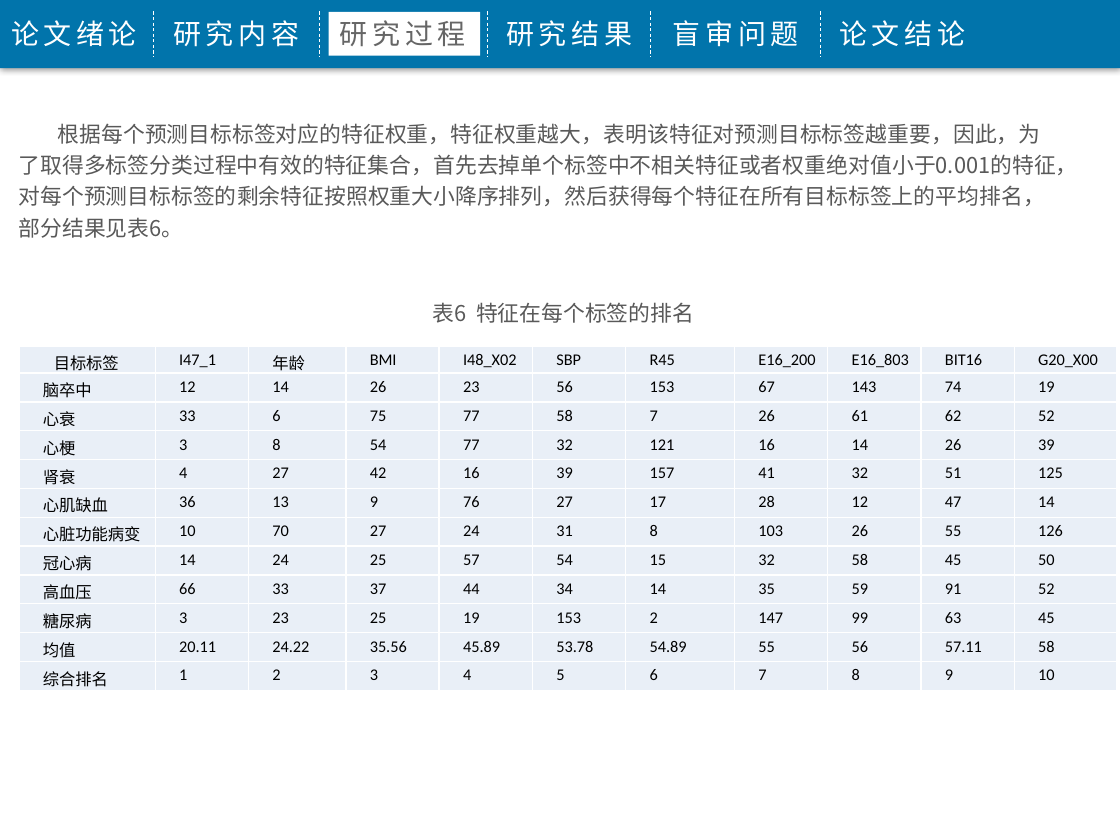
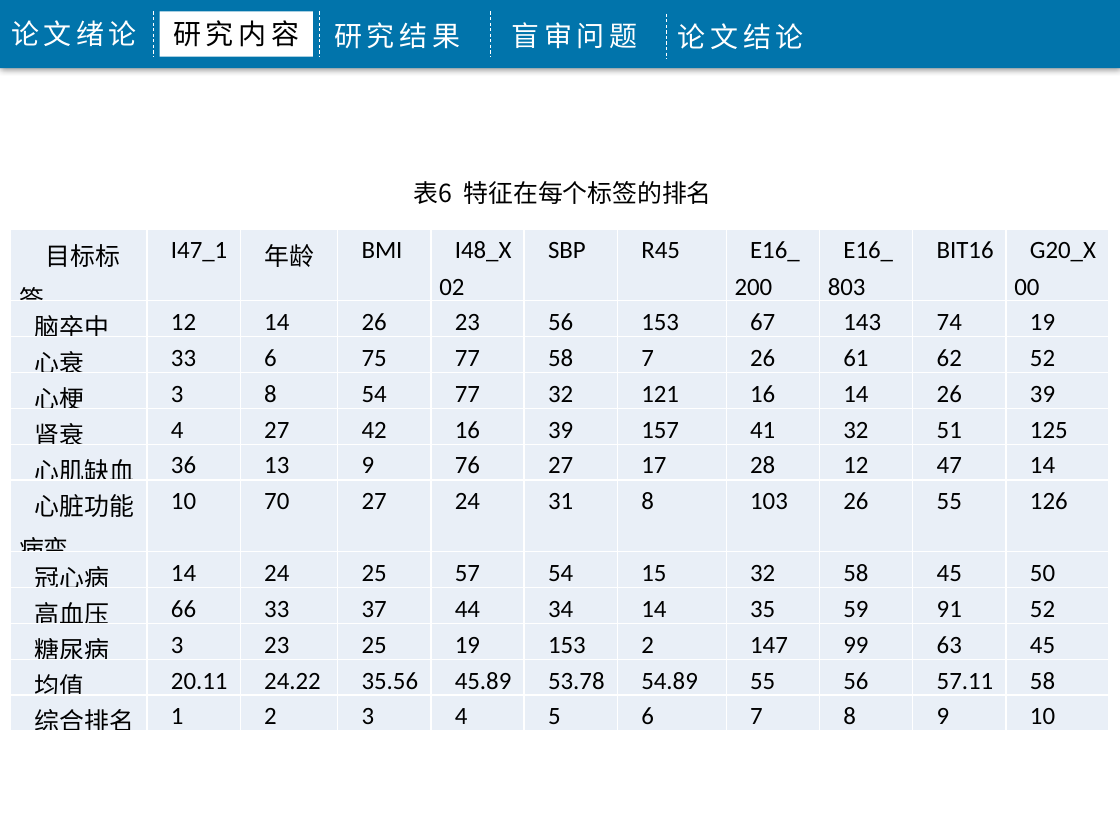
Before and after one commit to j1611328786/Big-Data, a slide deck: slide 15 of 程敬-3115316010-5085班毕业答辩.pptx (slide 13 before the commit). Drawn at 1120x840 pixels with LibreOffice and Linux fonts; fonts in the diff are those of the drawing; background and template pictures are left out. Boxes give left, top, right and bottom in pixels: in the first picture for what was removed or moved away, otherwise in the second. Text is boxed around its words. In the diff, an @@ line names an element or a change of style, - is before the commit and + after.

```diff
--- a/程敬-3115316010-5085班毕业答辩.pptx
+++ b/程敬-3115316010-5085班毕业答辩.pptx
@@ rectangle "研究内容": place and size @@
-rectangle "研究内容" at [173, 20, 299, 47]
+rectangle "研究内容" at [160, 11, 314, 56]
@@ rectangle "研究内容" at [160, 11, 314, 56]: text colour #FFFFFF to #000000; fill none to #FFFFFF @@
@@ text "研究结果": place and size @@
-text "研究结果" at [506, 20, 632, 47]
+text "研究结果" at [334, 22, 460, 49]
@@ rectangle removed at [328, 12, 479, 56] @@
@@ text removed at [340, 20, 466, 46] @@
-研究过程
@@ line removed from (487, 11) to (487, 56) @@
@@ line moved from (651, 11) - (651, 56) to (491, 11) - (491, 56) @@
@@ text "盲审问题": place and size @@
-text "盲审问题" at [673, 20, 799, 47]
+text "盲审问题" at [512, 22, 638, 49]
@@ text "论文结论": place and size @@
-text "论文结论" at [839, 20, 965, 47]
+text "论文结论" at [678, 23, 804, 50]
@@ line moved from (821, 11) - (821, 56) to (666, 13) - (666, 58) @@
@@ text "表6 特征在每个标签的排名": place and size @@
-text "表6 特征在每个标签的排名" at [432, 302, 694, 323]
+text "表6 特征在每个标签的排名" at [414, 181, 712, 204]
@@ text "表6 特征在每个标签的排名" at [414, 181, 712, 204]: size 14 to 16 pt, text colour #595959 to #000000 @@
@@ text removed at [19, 123, 1078, 238] @@
-根据每个预测目标标签对应的特征权重，特征权重越大，表明该特征对预测目标标签越重要，因此，为了取得多标签分类过程中有效的特征集合，首先去掉单个标签中不相关特征或者权重绝对值小于0.001的特征，对每个预测目标标签的剩余特征按照权重大小降序排列，然后获得每个特征在所有目标标签上的平均排名，部分结果见表6。
@@ table at [11, 230, 1108, 734] @@
@@ size 10.5 to 16 pt @@
@@ table: place and size @@
-table at [19, 346, 1116, 691]
+table at [11, 230, 1108, 734]
```
Also in this commit, not shown: 17 other slides changed, 7 slides added, 3 slides removed, 1 other file.
